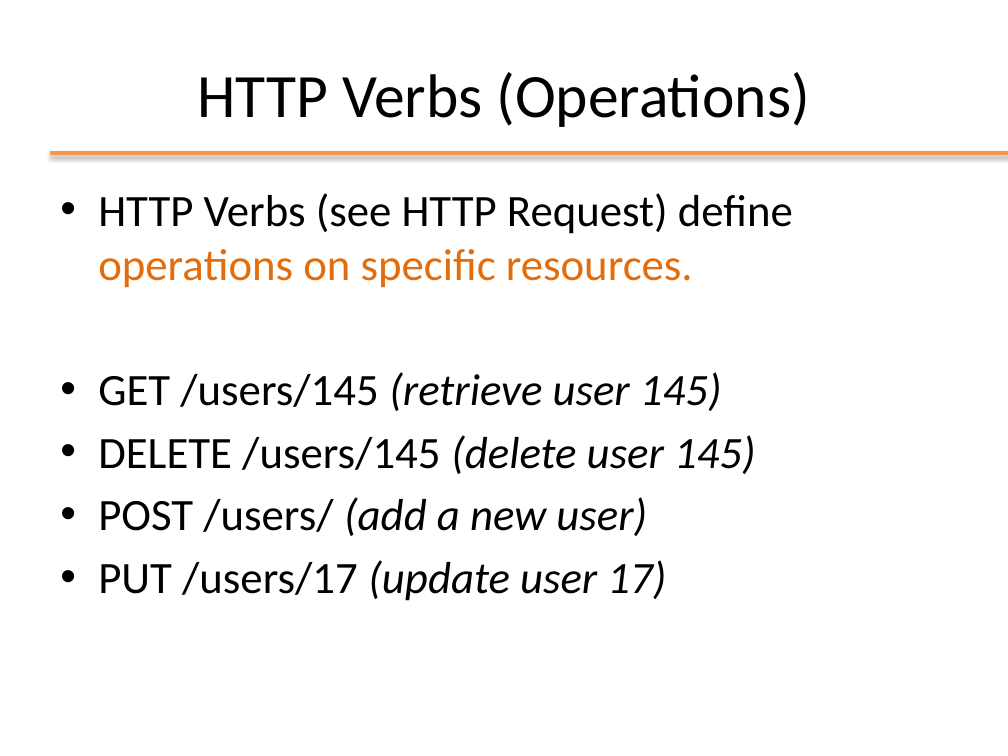
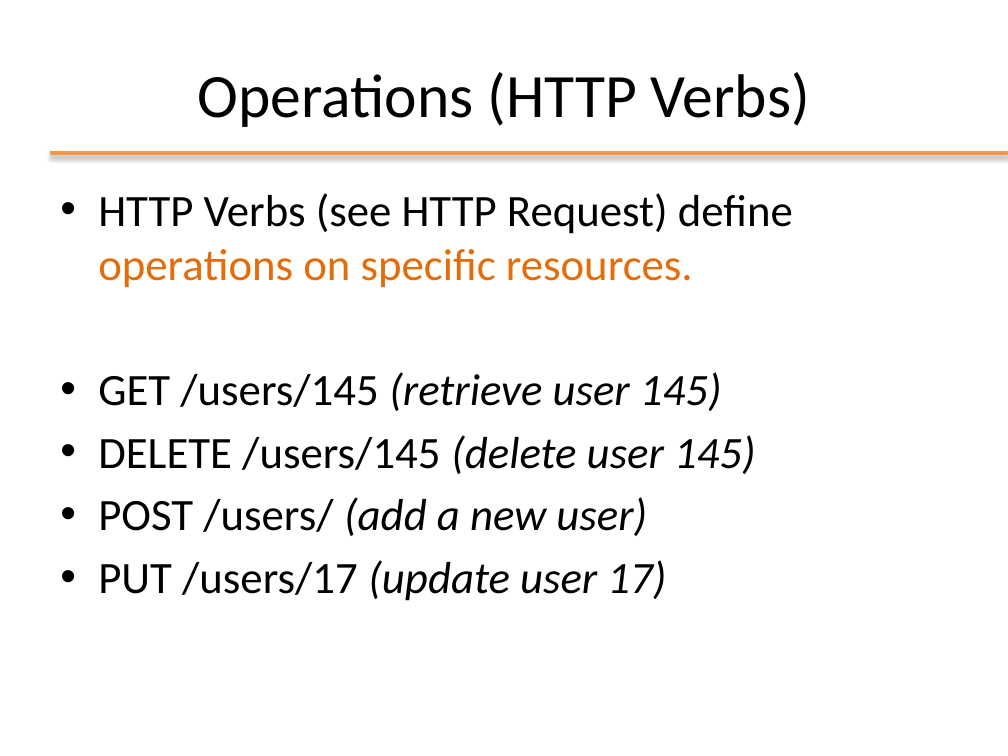
Before and after one commit to Andrea99-beep/ooprogramming, a slide deck: slide 14 of slides/ppt/09_REST.pptx (slide 12 before the commit). Drawn at 1008x756 pixels with LibreOffice and Linux fonts; fonts in the diff are those of the drawing; background and template pictures are left out. Boxes give left, top, right and bottom in pixels: in the first picture for what was removed or moved away, otherwise in the second. Text is boxed around its words. In the diff, an @@ line names an element or a change of style, - is before the commit and + after.

```diff
--- a/slides/ppt/09_REST.pptx
+++ b/slides/ppt/09_REST.pptx
@@ title at (197, 72, 810, 127): text changed @@
-HTTP Verbs (Operations)
+Operations (HTTP Verbs)
```
Also in this commit, not shown: 13 other slides changed, 2 slides added, 2 slides removed, 18 other files.
